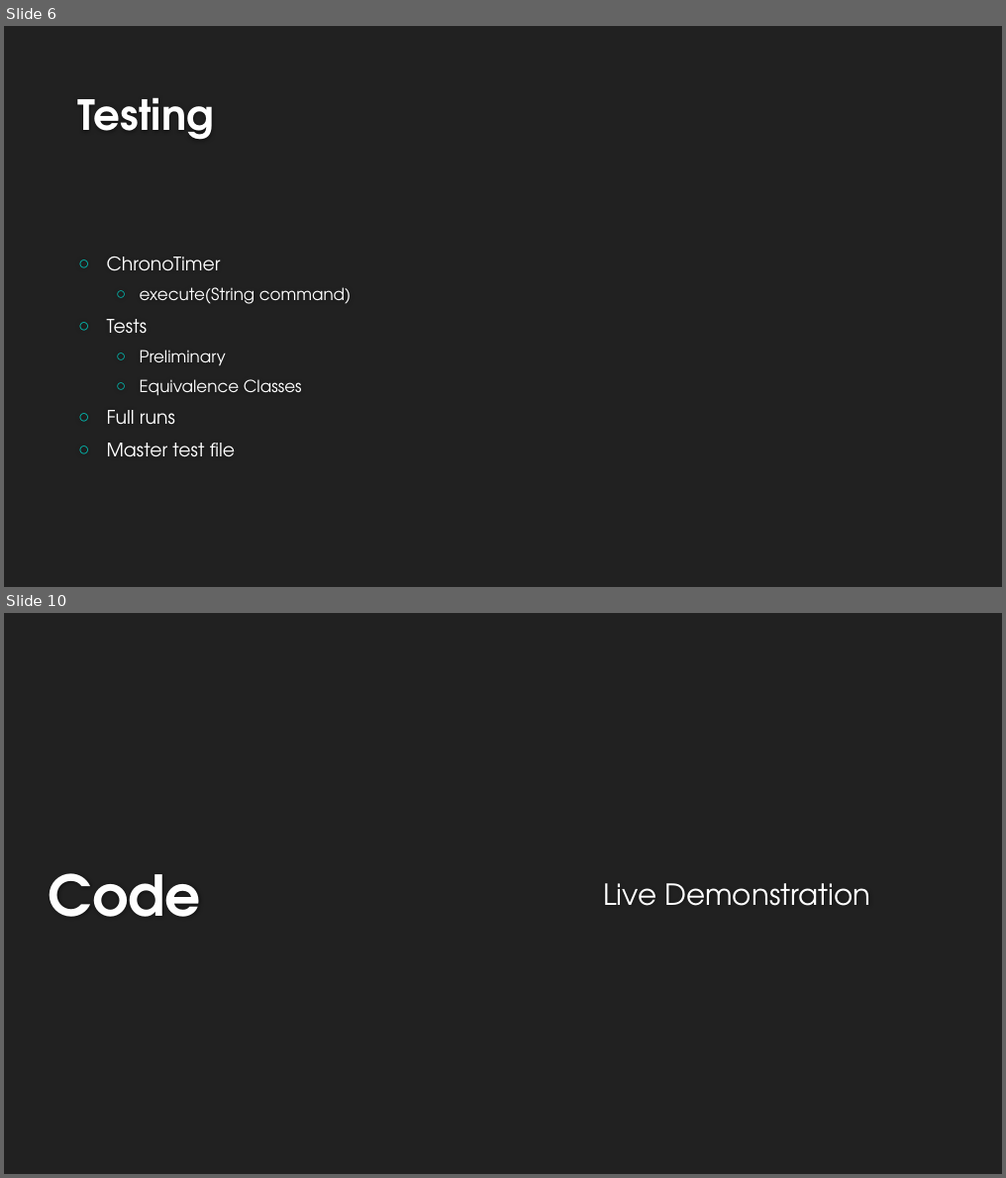
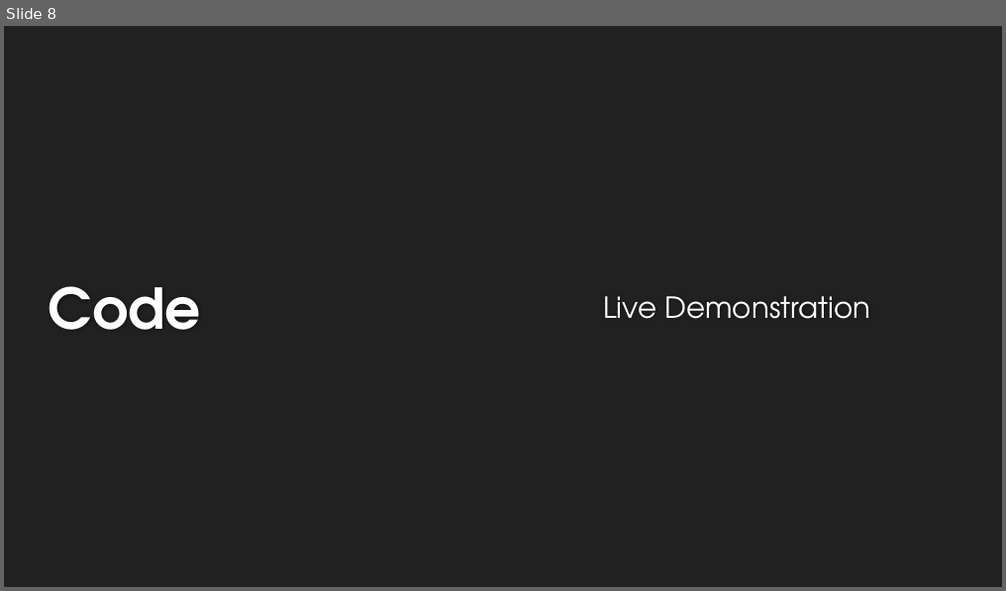
Before and after one commit to Fastwatch/FastWatch361, a slide deck: Artifacts/Presentation/Fastwatch.pptx. Shown one above the other, each under a label of ours: slides 6 and 10 before the commit, slide 8 after it; the slides between them are not shown. The pictures are 1006x1178 and 1006x591 pixels, drawn with LibreOffice and Linux fonts; fonts in the diff are those of the drawing; background and template pictures are left out. Boxes give left, top, right and bottom in pixels: in the first picture for what was removed or moved away, otherwise in the second. Text is boxed around its words. In the diff, an @@ line names an element or a change of style, - is before the commit and + after.

```diff
--- a/Artifacts/Presentation/Fastwatch.pptx
+++ b/Artifacts/Presentation/Fastwatch.pptx
@@ slide 6 removed at bbox=[4, 26, 1002, 587], background #212121 @@
@@ title removed at bbox=[78, 97, 214, 140] @@
-Testing
@@ text removed at bbox=[107, 257, 351, 458] @@
-○ ChronoTimer
-  ○ execute(String command)
-○ Tests
-  ○ Preliminary
-  ○ Equivalence Classes
-○ Full runs
-○ Master test file
@@ what was slide 10 is now slide 8 @@
```
Also in this commit, not shown: 3 slides changed, 2 slides added, 3 other slides removed, 1 other file.
